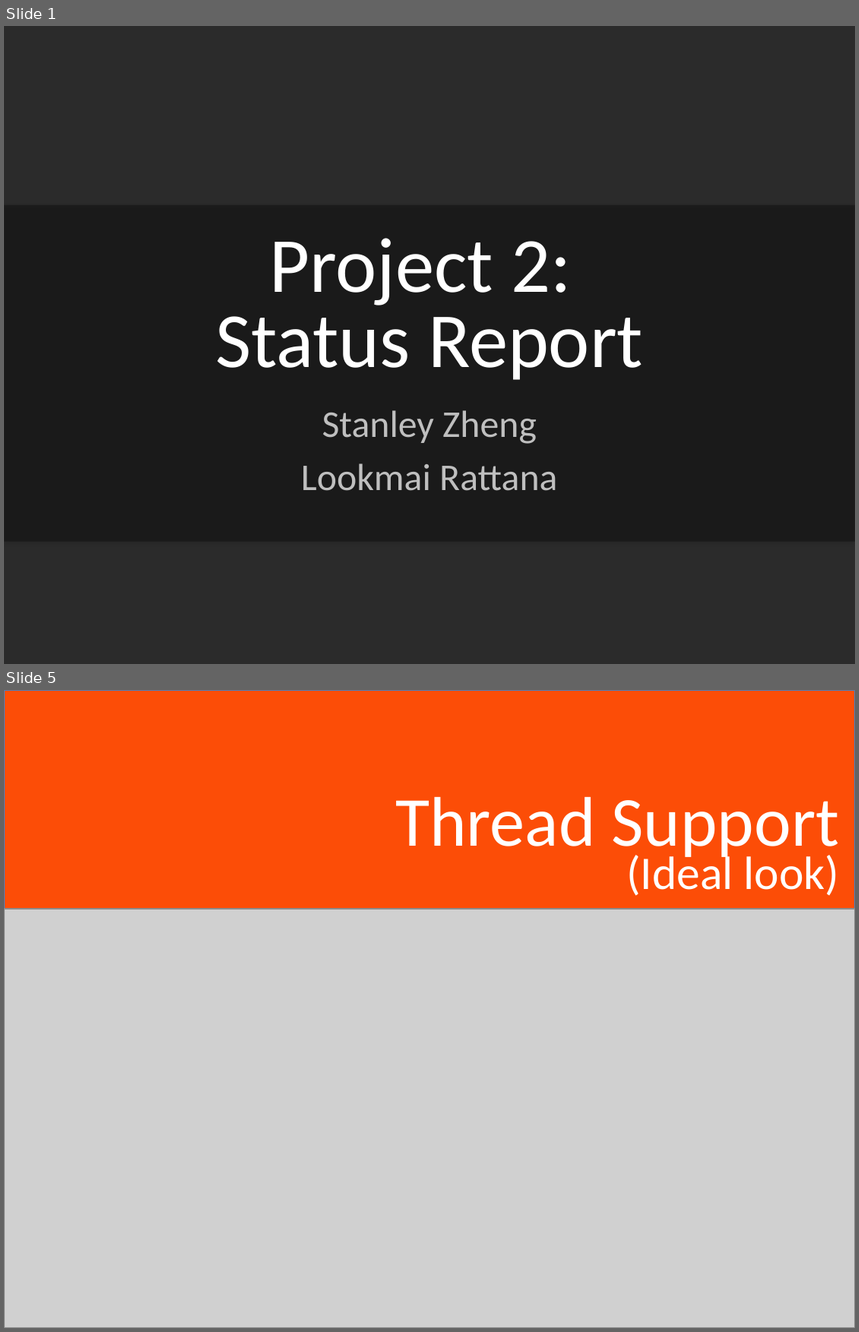
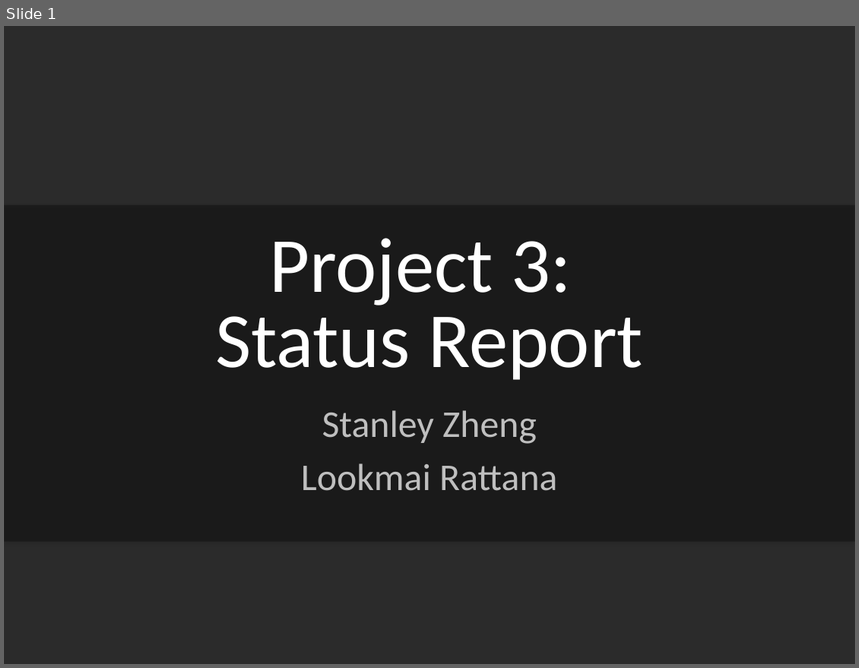
Before and after one commit to 0111001101111010/CS418-S14, a slide deck: cs418presentation2.pptx. Shown one above the other, each under a label of ours: slides 1 and 5 before the commit, slide 1 after it; the slides between them are not shown. The pictures are 859x1332 and 859x668 pixels, drawn with LibreOffice and Linux fonts; fonts in the diff are those of the drawing; grey boxes stand for pictures; background and template pictures are left out; a plain dark background stands for a picture behind light text. Boxes give left, top, right and bottom in pixels: in the first picture for what was removed or moved away, otherwise in the second. Text is boxed around its words. In the diff, an @@ line names an element or a change of style, - is before the commit and + after.

Commit message:
proj3 status report stuff

```diff
--- a/cs418presentation2.pptx
+++ b/cs418presentation2.pptx
@@ slide 5 removed at <box>4,690,855,1328</box>, background #FFFFFF @@
@@ rectangle removed at <box>4,690,855,909</box> @@
@@ title removed at <box>395,796,840,896</box> @@
-Thread Support
-(Ideal look)
@@ picture removed at <box>4,909,855,1328</box> @@
@@ slide 1 changed as well @@
@@ title at <box>215,238,643,380</box>: text changed @@
-Project 2:
-Status Report
+Project 3:
+Status Report
```
Also in this commit, not shown: 6 slides added, 5 other slides removed, 4 other files.
